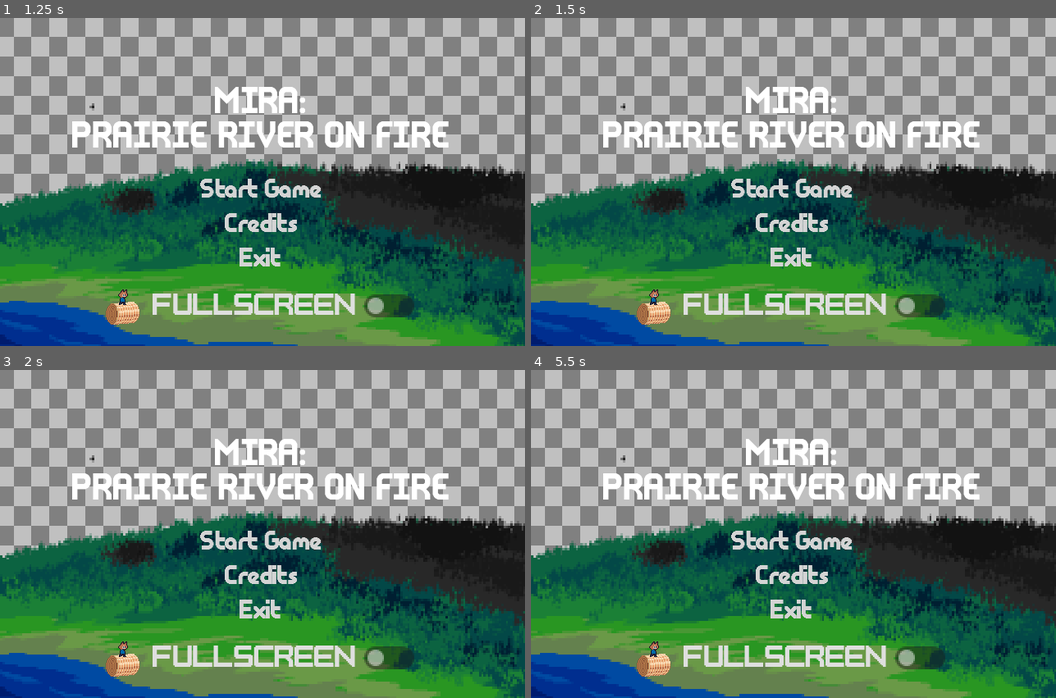
Above: before the commit, frames 1-4 (two rows, left to right).
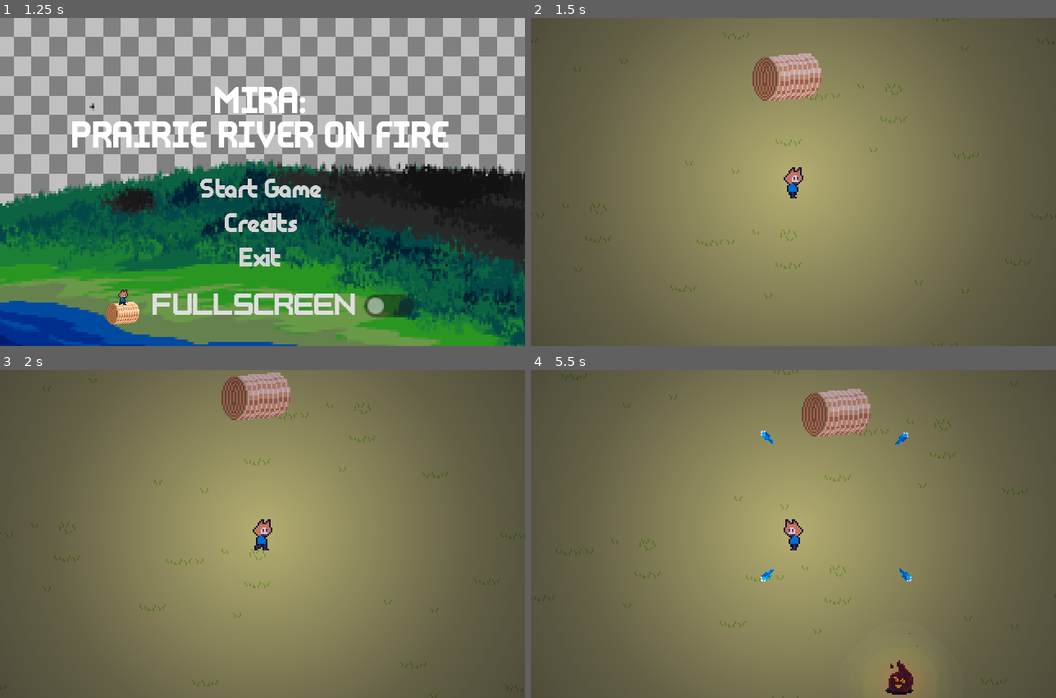
Above: after the commit, the same moments.

Repository: ColtonPhillips/its-spreading
Game: Godot game, scene res://scenes/gui/main_menu/main_menu.tscn
Same seed, same stepped clock (60 frames per second), same inputs: the game is played once before the commit and once after it. Sound files missing from this copy of the repository are replaced by a short silence.
Inputs:
- Up to frame 1 (1.25 s): hold D (move_right) from 0.53 s (still down)
- Up to frame 2 (1.5 s): tap Enter at 1.25 s; release D (move_right) at 1.28 s; hold S (move_down) from 1.28 s (still down)
- Up to frame 3 (2 s): keep holding S (move_down)
- Up to frame 4 (5.5 s): release S (move_down) at 2.03 s; hold D (move_right) 2.03-2.78 s; hold W (move_up) 2.78-3.53 s; hold A (move_left) 3.53-5.03 s; hold S (move_down) from 5.03 s (still down)

Frame 1 is identical in both runs. In frame 2, 98% of the frame differs, in the area x 0-100%, y 0-100%; in frame 3, 98%; in frame 4, 98%.

Commit message:
nailed lighting a bit better

Diff:
--- a/scenes/components/movement/move_character_body_2d_component.gd
+++ b/scenes/components/movement/move_character_body_2d_component.gd
@@ -10,4 +10,6 @@
 
 func movement(delta):
 	actor.velocity = velocity
+	if (actor.velocity.length() < 5):
+		return
 	actor.move_and_slide()
--- /dev/null
+++ b/scenes/gameplay/enemy/enemy.gdshader
@@ -0,0 +1,6 @@
+shader_type canvas_item;
+
+void fragment() {
+    // Set the output color to the texture color without considering lighting.
+    COLOR = texture(TEXTURE, UV);
+}
--- a/scenes/gameplay/enemy/enemy.tscn
+++ b/scenes/gameplay/enemy/enemy.tscn
@@ -6,13 +6,17 @@
 [ext_resource type="Texture2D" uid="uid://d07g3qtks3hl2" path="res://res/art/gameplay/shadow.png" id="3_cl4l7"]
 [ext_resource type="PackedScene" uid="uid://bdm5fxr8cplx8" path="res://scenes/components/physics/hit_box.tscn" id="3_nlj2i"]
 [ext_resource type="Script" path="res://scenes/components/movement/move_character_body_2d_component.gd" id="3_ynl7d"]
+[ext_resource type="Texture2D" uid="uid://b4fhi75sk51gg" path="res://res/art/gameplay/lighting/actor_orange_light.png" id="4_i7onb"]
 [ext_resource type="Script" path="res://scenes/components/stats/actor_stats_component.gd" id="6_ysjh2"]
 [ext_resource type="Script" path="res://scenes/components/scale/scale_component.gd" id="7_44dt6"]
 [ext_resource type="PackedScene" uid="uid://be7cq2knfj5bf" path="res://scenes/components/health/health_bar_component.tscn" id="7_y3leb"]
 [ext_resource type="AudioStream" uid="uid://cuj7221o7bai8" path="res://res/sound/sfx/hurt_enemy.wav" id="8_d7esr"]
 [ext_resource type="Script" path="res://scenes/components/sound/variable_pitch_audio_stream_player.gd" id="9_lleqn"]
 [ext_resource type="AudioStream" uid="uid://d5y37mp1gb6e" path="res://res/sound/sfx/kill_enemy.wav" id="10_f1etg"]
-[ext_resource type="Texture2D" uid="uid://dhqkdvk3ji5yw" path="res://res/art/gameplay/actor_light.png" id="13_u4b3e"]
+
+[sub_resource type="CanvasItemMaterial" id="CanvasItemMaterial_yets1"]
+blend_mode = 1
+light_mode = 1
 
 [node name="Enemy" type="CharacterBody2D" groups=["enemy"]]
 y_sort_enabled = true
@@ -27,6 +31,13 @@
 [node name="Shadow" type="Sprite2D" parent="AnimatedSprite2D"]
 z_index = -1
 texture = ExtResource("3_cl4l7")
+
+[node name="AdditiveBlendLight" type="Sprite2D" parent="AnimatedSprite2D"]
+modulate = Color(1, 1, 1, 0.14902)
+z_index = -10
+material = SubResource("CanvasItemMaterial_yets1")
+position = Vector2(1, 11)
+texture = ExtResource("4_i7onb")
 
 [node name="CollisionShape2D" type="CollisionShape2D" parent="."]
 position = Vector2(0, -5)
@@ -74,10 +85,6 @@
 volume_db = -7.012
 script = ExtResource("9_lleqn")
 
-[node name="PointLight2D" type="PointLight2D" parent="."]
-energy = 0.2
-texture = ExtResource("13_u4b3e")
-
 [connection signal="hurt" from="HurtBox" to="." method="_on_hurt_box_hurt"]
 
 [editable path="HurtBox"]
--- a/scenes/gui/main_menu/main_menu.tscn
+++ b/scenes/gui/main_menu/main_menu.tscn
@@ -19,6 +19,18 @@
 
 [sub_resource type="Theme" id="Theme_3mdx1"]
 default_font = ExtResource("7_3y3mg")
+
+[sub_resource type="InputEventKey" id="InputEventKey_srnm1"]
+device = -1
+keycode = 32
+unicode = 32
+
+[sub_resource type="InputEventKey" id="InputEventKey_6cjii"]
+device = -1
+keycode = 4194309
+
+[sub_resource type="Shortcut" id="Shortcut_60odf"]
+events = [SubResource("InputEventKey_srnm1"), SubResource("InputEventKey_6cjii")]
 
 [sub_resource type="Theme" id="Theme_r36pu"]
 default_font = ExtResource("6_q755q")
@@ -129,6 +141,7 @@
 layout_mode = 2
 size_flags_horizontal = 4
 theme = SubResource("Theme_3mdx1")
+shortcut = SubResource("Shortcut_60odf")
 text = "Start Game"
 underline = 2
 
--- a/scenes/player/player.tscn
+++ b/scenes/player/player.tscn
@@ -12,7 +12,7 @@
 [ext_resource type="Script" path="res://scenes/components/sound/variable_pitch_audio_stream_player.gd" id="7_5wn3i"]
 [ext_resource type="PackedScene" uid="uid://be7cq2knfj5bf" path="res://scenes/components/health/health_bar_component.tscn" id="7_h60ml"]
 [ext_resource type="Script" path="res://scenes/components/stats/actor_stats_component.gd" id="10_heau0"]
-[ext_resource type="Texture2D" uid="uid://b3yhq4mnobip1" path="res://res/art/gameplay/actor_highres_light.png" id="13_8qh5f"]
+[ext_resource type="Texture2D" uid="uid://b3yhq4mnobip1" path="res://res/art/gameplay/lighting/actor_highres_light.png" id="13_8qh5f"]
 
 [sub_resource type="AtlasTexture" id="AtlasTexture_yjc6a"]
 atlas = ExtResource("2_mluj1")
@@ -92,7 +92,8 @@
 autoplay = "idle"
 
 [node name="Camera2D" type="Camera2D" parent="."]
-position = Vector2(0, -31)
+modulate = Color(1, 1, 1, 0.654902)
+position = Vector2(0, -9)
 
 [node name="CollisionShape2D" type="CollisionShape2D" parent="."]
 position = Vector2(0, -5)
@@ -184,10 +185,20 @@
 script = ExtResource("7_5wn3i")
 
 [node name="PointLight2D" type="PointLight2D" parent="."]
+position = Vector2(0, -11)
 energy = 0.4
+shadow_enabled = true
+shadow_color = Color(0, 0, 0, 0.368627)
 texture = ExtResource("13_8qh5f")
 texture_scale = 1.5
 
+[node name="PointLight2D2" type="PointLight2D" parent="."]
+position = Vector2(0, -11)
+energy = 0.2
+shadow_enabled = true
+shadow_color = Color(0, 0, 0, 0.368627)
+texture = ExtResource("13_8qh5f")
+
 [connection signal="hurt" from="HurtBox" to="." method="_on_hurt_box_hurt"]
 [connection signal="area_entered" from="PickupRange" to="." method="_on_pickup_range_area_entered"]
 
--- a/scenes/world.tscn
+++ b/scenes/world.tscn
@@ -99,4 +99,4 @@
 autoplay = true
 
 [node name="CanvasModulate" type="CanvasModulate" parent="."]
-color = Color(0.541176, 0.541176, 0.541176, 1)
+color = Color(0.454902, 0.454902, 0.639216, 1)
Renamed: res/art/gameplay/actor_highres_light.png -> res/art/gameplay/lighting/actor_highres_light.png
Not shown, changed: res/art/gameplay/lighting/actor_highres_light.png.import
Renamed: res/art/gameplay/actor_light.png -> res/art/gameplay/lighting/actor_light.png
Not shown, added: res/art/gameplay/lighting/actor_light.png.import
Binary file added: res/art/gameplay/lighting/actor_orange_light.png
Not shown, changed: res/art/gameplay/lighting/actor_orange_light.png.import
Not shown: 1 places in scenes/gameplay/enemy/enemy.tscn that only renumber resources
Not shown: 1 places in scenes/gui/main_menu/main_menu.tscn that only renumber resources
